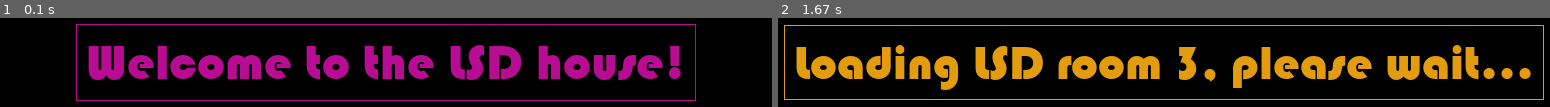
Above: before the commit, frames 1-2 (left to right).
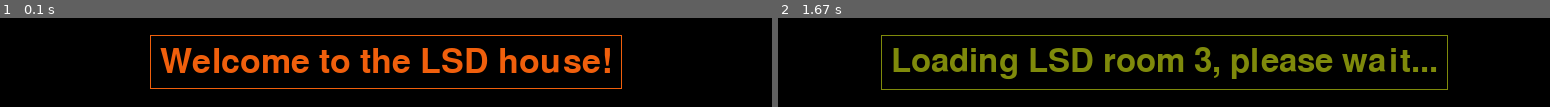
Above: after the commit, the same moments.

Repository: stonedpancake/PyGame_Game
Game: pygame game, started from LSD HOUSE. CAPCHER ONE/Version_1.py
Same seed, same stepped clock (60 frames per second), same inputs: the game is played once before the commit and once after it.
Inputs:
- Up to frame 1 (0.1 s): no input
- Up to frame 2 (1.67 s): tap 3 at 0.33 s

The runs differ from the first frame. In frame 1, 21% of the frame differs, in the area x 9-91%, y 6-94%; in frame 2, 25%, in the area x 0-100%, y 7-93%.

Commit message:
second commit

Diff:
--- a/LSD HOUSE. CAPCHER ONE/Version_1.py
+++ b/LSD HOUSE. CAPCHER ONE/Version_1.py
@@ -1,20 +1,17 @@
 import pygame
 from random import choice
-
-x_pos = 0
-y_pos = 0
 
 
 def lsd_corridor(screen):
     screen.fill((0, 0, 0))
     font = pygame.font.Font("BAUHS93.TTF", 50)
-    text = font.render("Welcome to the LSD house!", True, (184, 13, 147))
+    text = font.render("Welcome to the LSD house!", True, (240, 95, 12))
     text_x = width // 2 - text.get_width() // 2
     text_y = height // 2 - text.get_height() // 2
     text_w = text.get_width()
     text_h = text.get_height()
     screen.blit(text, (text_x, text_y - 50))
-    pygame.draw.rect(screen, (184, 13, 147), (text_x - 10, text_y - 60,
+    pygame.draw.rect(screen, (240, 95, 12), (text_x - 10, text_y - 60,
                                            text_w + 20, text_h + 20), 1)
 
 
@@ -47,13 +44,13 @@
 def lsd_room_3(screen):
     screen.fill((0, 0, 0))
     font = pygame.font.Font("BAUHS93.TTF", 48)
-    text = font.render("Loading LSD room 3, please wait...", True, (227, 156, 14))
+    text = font.render("Loading LSD room 3, please wait...", True, (127, 138, 11))
     text_x = width // 2 - text.get_width() // 2
     text_y = height // 2 - text.get_height() // 2
     text_w = text.get_width()
     text_h = text.get_height()
     screen.blit(text, (text_x, text_y - 50))
-    pygame.draw.rect(screen, (227, 156, 14), (text_x - 10, text_y - 60,
+    pygame.draw.rect(screen, (127, 138, 11), (text_x - 10, text_y - 60,
                                            text_w + 20, text_h + 20), 1)
 
 
--- a/LSD HOUSE. CAPCHER ONE/Version_2.py
+++ b/LSD HOUSE. CAPCHER ONE/Version_2.py
@@ -1,12 +1,21 @@
 import pygame
 from random import choice
 
-x_pos = 0
-y_pos = 0
+# Функция градиента
+'''def gradientRect(window, left_colour, right_colour, target_rect):
+    """ Draw a horizontal-gradient filled rectangle covering <target_rect> """
+    colour_rect = pygame.Surface((2, 2))  # tiny! 2x2 bitmap
+    pygame.draw.line(colour_rect, left_colour, (0, 0), (0, 1))  # left colour line
+    pygame.draw.line(colour_rect, right_colour, (1, 0), (1, 1))  # right colour line
+    colour_rect = pygame.transform.smoothscale(colour_rect, (target_rect.width, target_rect.height))  # stretch!
+    window.blit(colour_rect, target_rect)  # paint it'''
 
 
 def lsd_corridor(screen):
     screen.fill((0, 0, 0))
+
+    # gradientRect(screen, (0, 0, 0), (255, 255, 255), pygame.Rect(20, 20, 500, 500))
+
     font = pygame.font.Font("BAUHS93.TTF", 50)
     text = font.render("Welcome to the LSD house!", True,
                        (choice(range(255)), choice(range(255)), choice(range(255))))
@@ -15,8 +24,8 @@
     text_w = text.get_width()
     text_h = text.get_height()
     screen.blit(text, (text_x, text_y - 50))
-    pygame.draw.rect(screen, (184, 13, 147), (text_x - 10, text_y - 60,
-                                           text_w + 20, text_h + 20), 1)
+    pygame.draw.rect(screen, (choice(range(255)), choice(range(255)), choice(range(255))),
+                     (text_x - 10, text_y - 60, text_w + 20, text_h + 20), 1)
 
 
 def lsd_room_1(screen):
@@ -29,8 +38,8 @@
     text_w = text.get_width()
     text_h = text.get_height()
     screen.blit(text, (text_x, text_y - 50))
-    pygame.draw.rect(screen, (102, 24, 204), (text_x - 10, text_y - 60,
-                                           text_w + 20, text_h + 20), 1)
+    pygame.draw.rect(screen, (choice(range(255)), choice(range(255)), choice(range(255))),
+                     (text_x - 10, text_y - 60, text_w + 20, text_h + 20), 1)
 
 
 def lsd_room_2(screen):
@@ -43,8 +52,8 @@
     text_w = text.get_width()
     text_h = text.get_height()
     screen.blit(text, (text_x, text_y - 50))
-    pygame.draw.rect(screen, (18, 39, 229), (text_x - 10, text_y - 60,
-                                           text_w + 20, text_h + 20), 1)
+    pygame.draw.rect(screen, (choice(range(255)), choice(range(255)), choice(range(255))),
+                     (text_x - 10, text_y - 60, text_w + 20, text_h + 20), 1)
 
 
 def lsd_room_3(screen):
@@ -57,19 +66,22 @@
     text_w = text.get_width()
     text_h = text.get_height()
     screen.blit(text, (text_x, text_y - 50))
-    pygame.draw.rect(screen, (227, 156, 14), (text_x - 10, text_y - 60,
-                                           text_w + 20, text_h + 20), 1)
+    pygame.draw.rect(screen, (choice(range(255)), choice(range(255)), choice(range(255))),
+                     (text_x - 10, text_y - 60, text_w + 20, text_h + 20), 1)
 
 
 def main():
-    global x_pos, y_pos, width, height
+    global width, height
     pygame.init()
-    pygame.display.set_caption('New Application')
+    pygame.display.set_caption('LSD/Sweet house')
     size = width, height = 800, 800
     screen = pygame.display.set_mode(size)
+    fps = 8
+    clock = pygame.time.Clock()
     active = True
     while active:
         lsd_corridor(screen)
+        clock.tick(fps)
         pygame.display.flip()
         for event in pygame.event.get():
             if event.type == pygame.QUIT:
@@ -83,6 +95,7 @@
                             if event_2.type == pygame.QUIT:
                                 lsd_1_active = False
                         lsd_room_1(screen)
+                        clock.tick(fps)
                         pygame.display.flip()
 
                 elif event.key == pygame.K_2:
@@ -92,6 +105,7 @@
                             if event_2.type == pygame.QUIT:
                                 lsd_2_active = False
                         lsd_room_2(screen)
+                        clock.tick(fps)
                         pygame.display.flip()
 
                 elif event.key == pygame.K_3:
@@ -101,6 +115,7 @@
                             if event_2.type == pygame.QUIT:
                                 lsd_3_active = False
                         lsd_room_3(screen)
+                        clock.tick(fps)
                         pygame.display.flip()
     pygame.quit()
 
Renamed: LSD HOUSE. CAPCHER ONE/BAUHS93.TTF -> Материалы/BAUHS93.TTF
